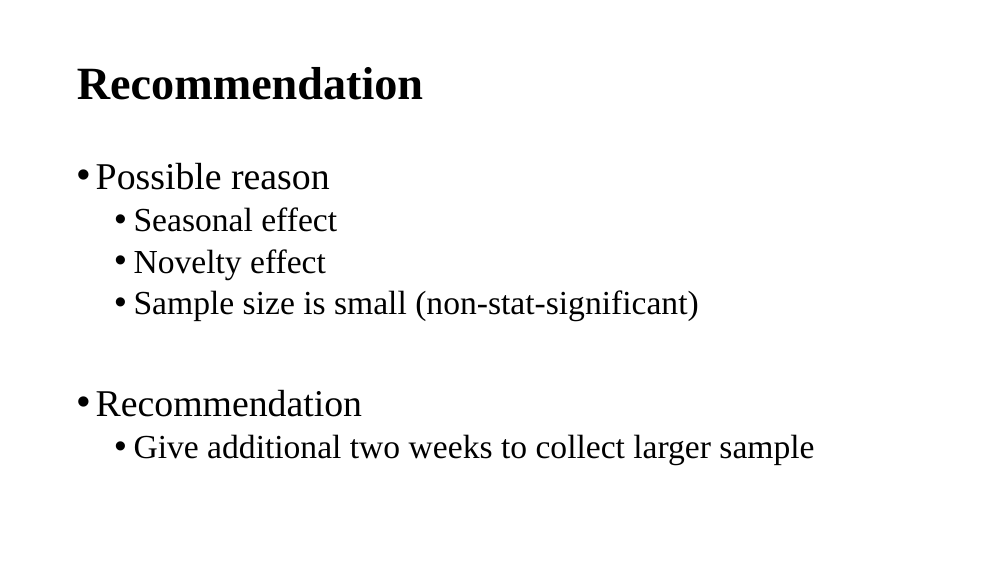
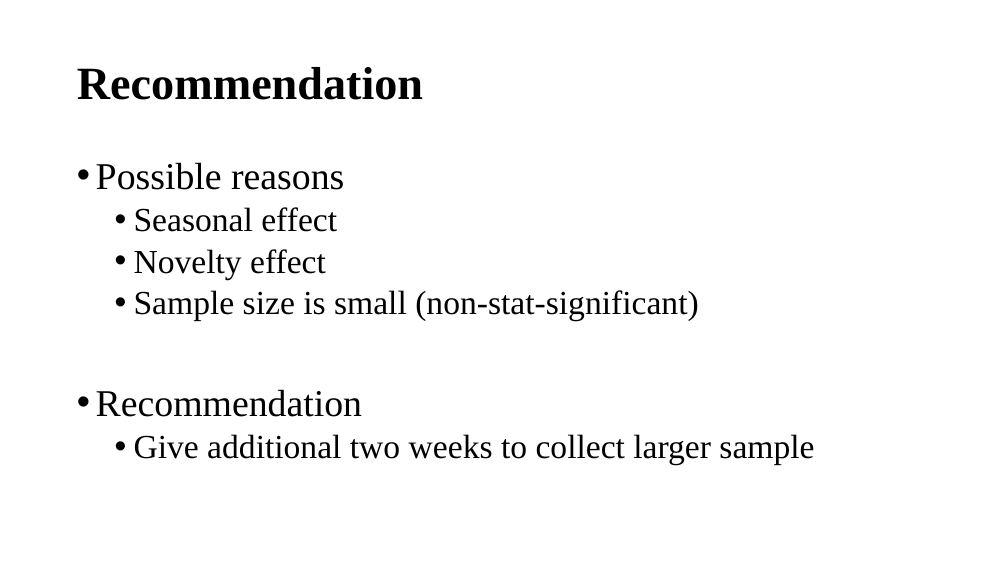
Before and after one commit to linleiwen/-Collapse-projects-section-Projects-Edit-project-APP-store-monetization-experiment-design-Project-na, a slide deck: slide 18 of demo_leiwen.pptx. Drawn at 1008x567 pixels with LibreOffice and Linux fonts; fonts in the diff are those of the drawing. Boxes give left, top, right and bottom in pixels: in the first picture for what was removed or moved away, otherwise in the second. Text is boxed around its words. In the diff, an @@ line names an element or a change of style, - is before the commit and + after.

```diff
--- a/demo_leiwen.pptx
+++ b/demo_leiwen.pptx
@@ text at bbox=[96, 162, 344, 190]: text changed @@
-• Possible reason
+• Possible reasons
```
Also in this commit, not shown: 4 other slides changed.
